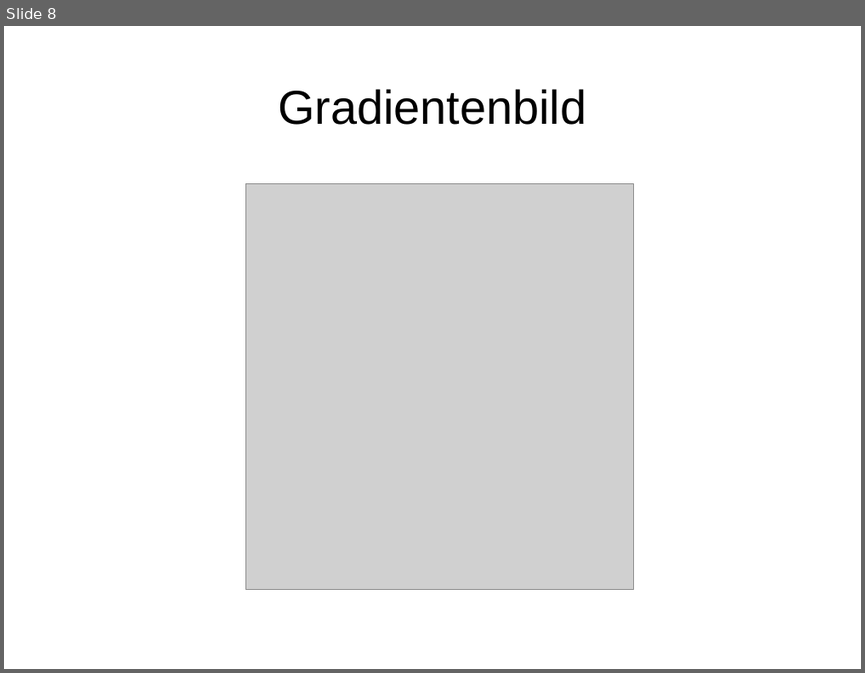
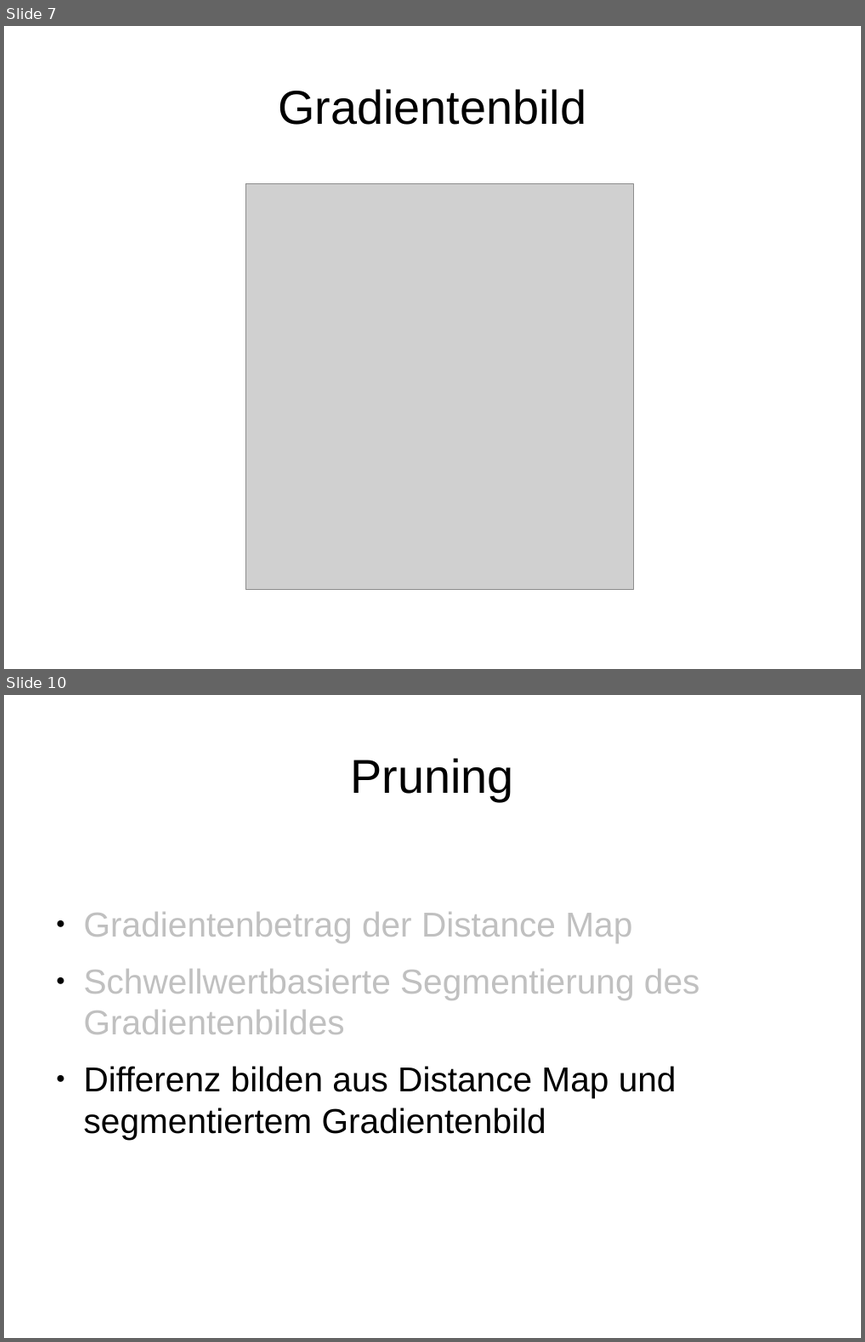
Before and after one commit to sandrellaella/bildverarbeitung, a slide deck: docs/Zwischenstand_1272012.odp. Shown one above the other, each under a label of ours: slide 8 before the commit, slides 7 and 10 after it; the slides between them are not shown. The pictures are 865x673 and 865x1342 pixels, drawn with LibreOffice and Linux fonts; fonts in the diff are those of the drawing; grey boxes stand for pictures. Boxes give left, top, right and bottom in pixels: in the first picture for what was removed or moved away, otherwise in the second. Text is boxed around its words. In the diff, an @@ line names an element or a change of style, - is before the commit and + after.

```diff
--- a/docs/Zwischenstand_1272012.odp
+++ b/docs/Zwischenstand_1272012.odp
@@ slide 10 added at <box>4,695,861,1338</box>, background #FFFFFF @@
@@ title added at <box>351,758,514,801</box>, 44 pt, text #000000 @@
+Pruning
@@ text added at <box>84,912,700,1140</box>, 32 pt, text #C0C0C0 @@
+● Gradientenbetrag der Distance Map
+● Schwellwertbasierte Segmentierung des Gradientenbildes
+● Differenz bilden aus Distance Map und segmentiertem Gradientenbild
@@ what was slide 8 is now slide 7 @@
```
Also in this commit, not shown: 9 slides changed, 4 other slides added, 2 slides removed, 1 other file.
